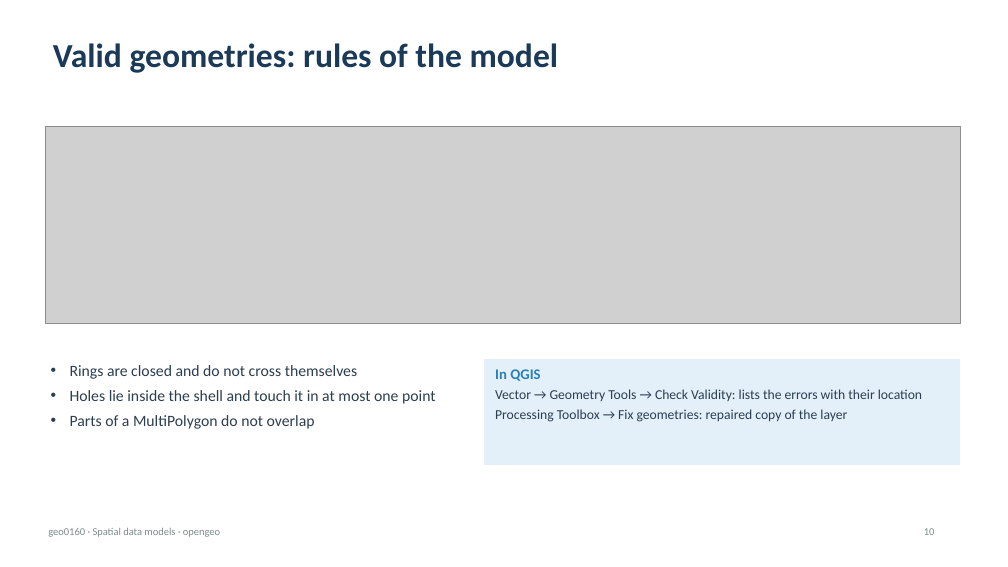
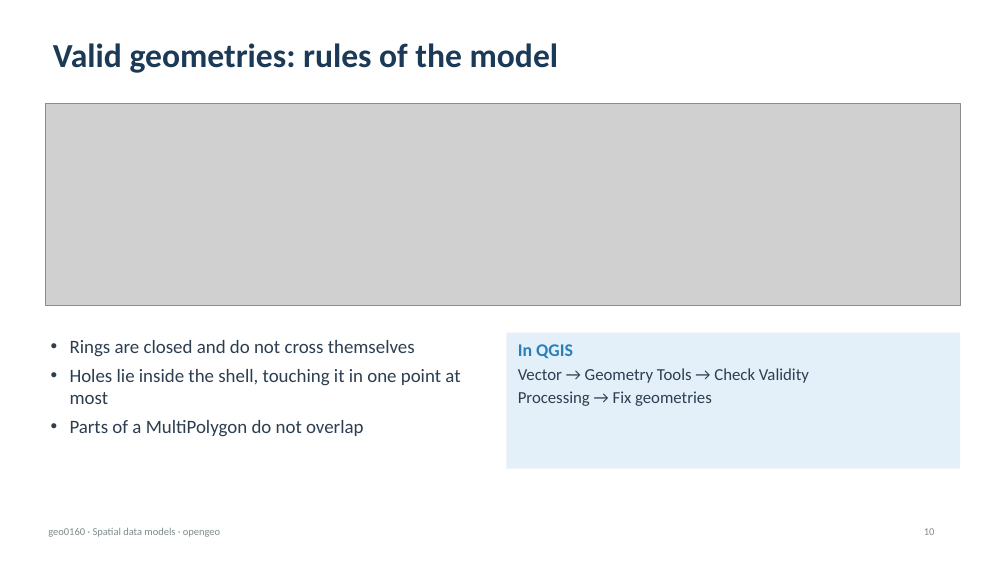
Before and after one commit to EOLab-HSRW/ee8136-ws2026, a slide deck: slide 10 of s02_2026-10-13/geo0160_Data_Models_Formats.pptx. Drawn at 1008x567 pixels with LibreOffice and Linux fonts; fonts in the diff are those of the drawing; grey boxes stand for pictures; background and template pictures are left out. Boxes give left, top, right and bottom in pixels: in the first picture for what was removed or moved away, otherwise in the second. Text is boxed around its words. In the diff, an @@ line names an element or a change of style, - is before the commit and + after.

```diff
--- a/s02_2026-10-13/geo0160_Data_Models_Formats.pptx
+++ b/s02_2026-10-13/geo0160_Data_Models_Formats.pptx
@@ picture: place and size @@
-picture at (45,126,960,324)
+picture at (45,103,960,305)
@@ text "Rings are closed and do ...": place and size @@
-text "Rings are closed and do ..." at (70,365,436,429)
+text "Rings are closed and do ..." at (70,340,460,437)
@@ text at (70,340,415,437): size 15 to 18 pt in "Rings are closed and do not cross ...", "Parts of a MultiPolygon do not overlap" @@
@@ rectangle "In QGIS": place and size @@
-rectangle "In QGIS" at (484,359,960,465)
+rectangle "In QGIS" at (507,333,960,469)
@@ text in rectangle at (518,344,573,359): size 14 to 17 pt in "In QGIS" @@
@@ text at (70,369,460,404): text changed; size 15 to 18 pt @@
-• Holes lie inside the shell and touch it in at most one point
+• Holes lie inside the shell, touching it in one point at most
@@ text in rectangle at (518,368,809,406): text changed; size 13 to 16 pt @@
-Vector → Geometry Tools → Check Validity: lists the errors with their location
-Processing Toolbox → Fix geometries: repaired copy of the layer
+Vector → Geometry Tools → Check Validity
+Processing → Fix geometries
```
Also in this commit, not shown: 12 other slides changed.
